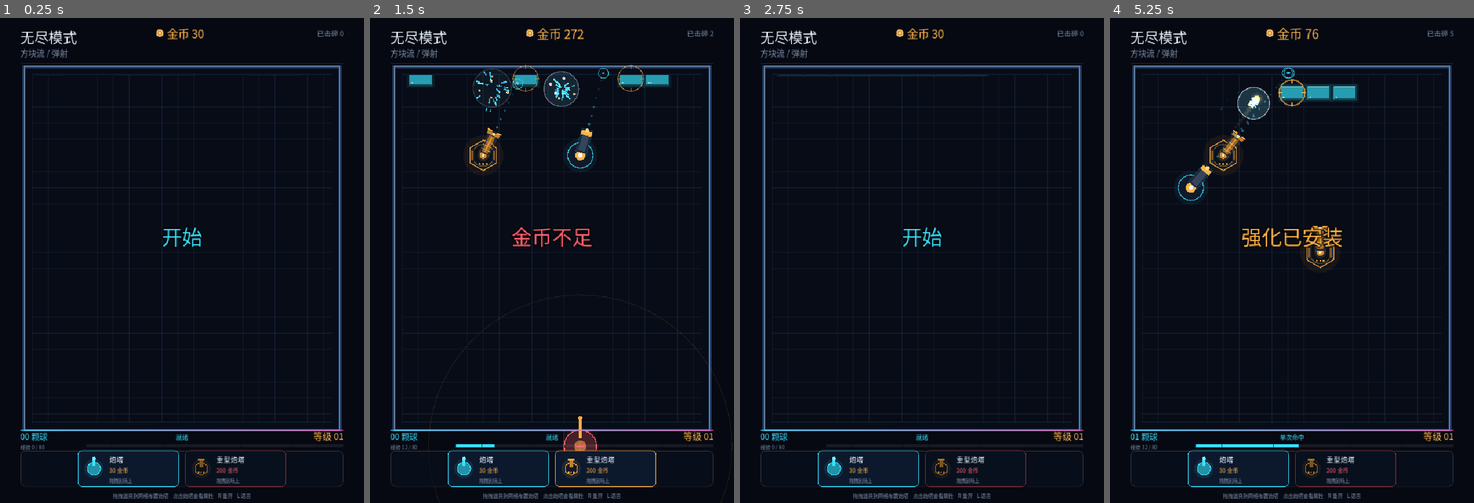
Above: before the commit, frames 1-4 (left to right).
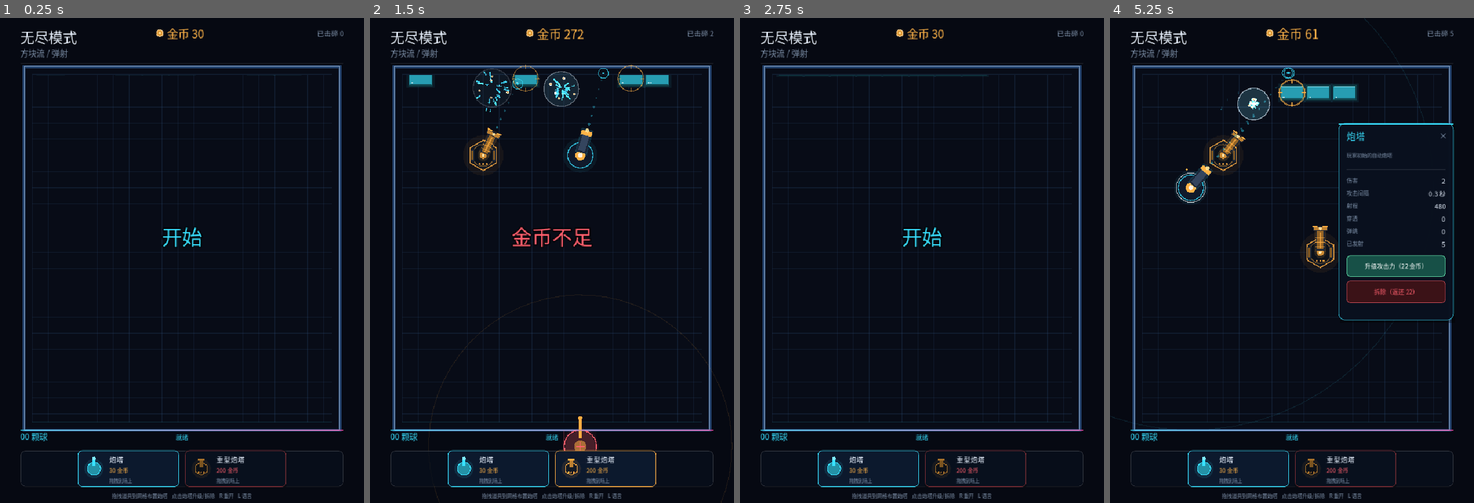
Above: after the commit, the same moments.

Repository: soryu-ryouji/build-shoot
Game: Godot game, scene res://tools/smoke_test.tscn
Two runs of this game, one before a commit and one after it. Both use one fixed random seed, a clock stepped at 60 frames per second and the inputs below. This scene is started directly instead of the project's main scene.
Inputs (mouse positions are in pixels of both pictures, inside the frame that each line leads up to):
- Up to frame 1 (0.25 s): no input
- Up to frame 2 (1.5 s): tap Enter at 0.5 s; drag from (497, 469) to (588, 153) at 0.52 s; drag from (606, 469) to (533, 357) at 1.27 s
- Up to frame 3 (2.75 s): move the mouse to (958, 153) at 2.02 s; tap 3 at 2.1 s; click (958, 153) at 2.17 s; tap R at 2.3 s
- Up to frame 4 (5.25 s): tap Space at 2.75 s; drag from (1237, 469) to (1182, 187) at 2.77 s; drag from (1346, 469) to (1310, 260) at 3.52 s; drag from (1182, 187) to (1237, 139) at 4.27 s; click (1397, 265) at 5 s, where only the run after the commit has a clickable "升级攻击力（15 金币）"

The runs differ from the first frame. In frame 1, 0.3% of the frame differs, in the area x 5-95%, y 85-100%; in frame 2, 0.4%; in frame 3, 0.3%; in frame 4, 5.2%, in the area x 5-95%, y 2-100%.
Error after the commit: Invalid call. Nonexistent function '_pick_upgrades' in base 'Node2D (main.gd)'. (res://tools/smoke_test.gd:133)

Commit message:
feat: 移除卡牌与经验系统，改为炮塔金币强化

Diff:
--- a/i18n/en.json
+++ b/i18n/en.json
@@ -7,29 +7,7 @@
   "hud.ready": "READY",
   "hud.single_hit": "SINGLE HIT",
   "hud.bounces": "BOUNCES %d",
-  "hud.level": "LV %02d",
-  "hud.xp": "XP %d / %d",
-  "hud.hint": "DRAG ITEMS ONTO THE GRID    CLICK A TURRET FOR INFO    R TO RESTART    L LANGUAGE",
-  "toast.upgrade_installed": "UPGRADE INSTALLED",
-  "upgrade.title": "LEVEL UP",
-  "upgrade.subtitle": "CHOOSE ONE UPGRADE    1 / 2 / 3",
-  "upgrade.rank": "RANK %d / %d",
-  "upgrade.bounce.name": "BOUNCE",
-  "upgrade.bounce.desc": "+2 bounces per ball",
-  "upgrade.damage.name": "HEAVY SHELL",
-  "upgrade.damage.desc": "+1 shell damage",
-  "upgrade.pierce.name": "PIERCE",
-  "upgrade.pierce.desc": "Pierce +1 block",
-  "upgrade.chain.name": "CHAIN REACTION",
-  "upgrade.chain.desc": "Broken blocks explode",
-  "upgrade.speed.name": "OVERCLOCK",
-  "upgrade.speed.desc": "+12% ball speed",
-  "upgrade.crit.name": "CRITICAL",
-  "upgrade.crit.desc": "+15% double damage",
-  "upgrade.salvage.name": "SALVAGE",
-  "upgrade.salvage.desc": "+25% XP from blocks",
-  "upgrade.big.name": "BIG GUNS",
-  "upgrade.big.desc": "+2 ball radius",
+  "hud.hint": "DRAG ITEMS ONTO THE GRID    CLICK A TURRET TO UPGRADE    R TO RESTART    L LANGUAGE",
   "hud.coins": "COINS %d",
   "item.turret.name": "TURRET",
   "item.turret.desc": "The player's starting auto turret",
@@ -49,5 +27,6 @@
   "focus.pierce": "PIERCE",
   "toast.place_turret": "DRAG A TURRET ONTO THE GRID",
   "hud.prepare": "PREPARE %d",
-  "toast.start": "GO"
+  "toast.start": "GO",
+  "focus.upgrade": "UPGRADE DMG (%d COINS)"
 }
--- a/i18n/zh_CN.json
+++ b/i18n/zh_CN.json
@@ -7,29 +7,7 @@
   "hud.ready": "就绪",
   "hud.single_hit": "单次命中",
   "hud.bounces": "弹跳 %d",
-  "hud.level": "等级 %02d",
-  "hud.xp": "经验 %d / %d",
-  "hud.hint": "拖拽道具到网格布置炮塔    点击炮塔查看属性    R 重开    L 语言",
-  "toast.upgrade_installed": "强化已安装",
-  "upgrade.title": "升级",
-  "upgrade.subtitle": "选择一个强化    1 / 2 / 3",
-  "upgrade.rank": "等级 %d / %d",
-  "upgrade.bounce.name": "弹射",
-  "upgrade.bounce.desc": "每颗球弹跳次数 +2",
-  "upgrade.damage.name": "重型弹头",
-  "upgrade.damage.desc": "弹球伤害 +1",
-  "upgrade.pierce.name": "穿透",
-  "upgrade.pierce.desc": "每颗球多穿透 1 个方块",
-  "upgrade.chain.name": "连锁反应",
-  "upgrade.chain.desc": "击碎方块时对相邻方块造成伤害",
-  "upgrade.speed.name": "超频",
-  "upgrade.speed.desc": "弹球速度 +12%",
-  "upgrade.crit.name": "暴击",
-  "upgrade.crit.desc": "每次命中 +15% 概率双倍伤害",
-  "upgrade.salvage.name": "回收",
-  "upgrade.salvage.desc": "方块经验 +25%",
-  "upgrade.big.name": "重炮",
-  "upgrade.big.desc": "弹球半径 +2",
+  "hud.hint": "拖拽道具到网格布置炮塔    点击炮塔升级/拆除    R 重开    L 语言",
   "hud.coins": "金币 %d",
   "item.turret.name": "炮塔",
   "item.turret.desc": "玩家初始的自动炮塔",
@@ -49,5 +27,6 @@
   "focus.pierce": "穿透",
   "toast.place_turret": "拖动炮塔到网格上布置",
   "hud.prepare": "准备 %d",
-  "toast.start": "开始"
+  "toast.start": "开始",
+  "focus.upgrade": "升级攻击力（%d 金币）"
 }
--- a/scripts/ball.gd
+++ b/scripts/ball.gd
@@ -106,10 +106,10 @@
 			# 穿透不消耗弹跳次数，穿过期间忽略这块，直到完全离开
 			pierce -= 1
 			_ignored[bid] = true
-			game.hit_block(bid, game.get_ball_damage(damage), 0, position)
+			game.hit_block(bid, damage, position)
 		else:
 			var reflected := _resolve_rect(rect)
-			game.hit_block(bid, game.get_ball_damage(damage), 0, position)
+			game.hit_block(bid, damage, position)
 			if reflected:
 				_spend_bounce()
 				if not alive:
--- a/scripts/focus_panel.gd
+++ b/scripts/focus_panel.gd
@@ -10,6 +10,7 @@
 var title_label: Label
 var desc_label: Label
 var close_button: Button
+var upgrade_button: Button
 var dismantle_button: Button
 var stat_names: Array[Label] = []
 var stat_values: Array[Label] = []
@@ -20,7 +21,7 @@
 
 func _ready() -> void:
 	position = Vector2(452, 208)
-	size = Vector2(228, 330)
+	size = Vector2(228, 390)
 	mouse_filter = Control.MOUSE_FILTER_STOP
 	visible = false
 
@@ -52,8 +53,23 @@
 		stat_names.append(_make_label(Vector2(16, y), Vector2(96, 22), 11, Palette.MUTED))
 		stat_values.append(_make_label(Vector2(100, y), Vector2(112, 22), 13, Palette.TEXT, HORIZONTAL_ALIGNMENT_RIGHT))
 
+	upgrade_button = Button.new()
+	upgrade_button.position = Vector2(16, 262)
+	upgrade_button.size = Vector2(196, 42)
+	upgrade_button.focus_mode = Control.FOCUS_NONE
+	upgrade_button.add_theme_font_size_override("font_size", 12)
+	upgrade_button.add_theme_color_override("font_color", Color(0.75, 1.0, 0.9))
+	upgrade_button.add_theme_color_override("font_hover_color", Color.WHITE)
+	upgrade_button.add_theme_stylebox_override("normal", _button_style(Color(0.06, 0.22, 0.20, 0.95), Color(0.30, 0.90, 0.65)))
+	upgrade_button.add_theme_stylebox_override("hover", _button_style(Color(0.09, 0.32, 0.28, 0.98), Color(0.45, 1.0, 0.75)))
+	upgrade_button.add_theme_stylebox_override("pressed", _button_style(Color(0.04, 0.16, 0.14, 1.0), Color(0.30, 0.90, 0.65)))
+	upgrade_button.add_theme_stylebox_override("disabled", _button_style(Color(0.06, 0.10, 0.14, 0.8), Color(0.25, 0.32, 0.36, 0.5)))
+	upgrade_button.add_theme_color_override("font_disabled_color", Palette.MUTED)
+	upgrade_button.pressed.connect(_on_upgrade)
+	add_child(upgrade_button)
+
 	dismantle_button = Button.new()
-	dismantle_button.position = Vector2(16, 262)
+	dismantle_button.position = Vector2(16, 312)
 	dismantle_button.size = Vector2(196, 44)
 	dismantle_button.focus_mode = Control.FOCUS_NONE
 	dismantle_button.add_theme_font_size_override("font_size", 12)
@@ -135,9 +151,13 @@
 	stat_values[0].text = str(int(turret.get_effective_damage()))
 	stat_values[1].text = I18n.t("focus.interval_value", [String.num(float(turret.interval), 2)])
 	stat_values[2].text = str(int(turret.attack_range))
-	stat_values[3].text = str(int(turret.get_effective_pierce()))
-	stat_values[4].text = str(int(turret.get_effective_bounces()))
+	stat_values[3].text = str(int(turret.pierce))
+	stat_values[4].text = str(int(turret.bounces))
 	stat_values[5].text = str(int(turret.shots))
+	var cost := int(turret.get_upgrade_cost())
+	upgrade_button.text = I18n.t("focus.upgrade", [cost])
+	upgrade_button.disabled = int(game.coins) < cost
+	dismantle_button.text = I18n.t("focus.dismantle", [turret.get_refund()])
 
 
 func _on_locale_changed(_locale: String) -> void:
@@ -150,6 +170,10 @@
 	game.clear_selection()
 
 
+func _on_upgrade() -> void:
+	game.upgrade_selected_damage()
+
+
 func _on_dismantle() -> void:
 	game.dismantle_selected()
 
--- a/scripts/hud.gd
+++ b/scripts/hud.gd
@@ -1,6 +1,6 @@
 extends Control
 
-## 界面：顶部模式/金币/击碎数，底部球状态/等级/经验条，中间飘字。
+## 界面：顶部模式/金币/击碎数，底部球状态与道具栏，中间飘字。
 ## 所有文案通过 I18n 的 key 读取，默认中文。
 
 const Palette = preload("res://scripts/palette.gd")
@@ -13,13 +13,10 @@
 var destroyed_label: Label
 var balls_label: Label
 var bounce_label: Label
-var level_label: Label
-var xp_label: Label
 var hint_label: Label
 var prep_label: Label
 var toast_label: Label
 
-var _xp_ratio := 0.0
 var _toast_time := 0.0
 var _coin_pop := 0.0
 
@@ -47,9 +44,6 @@
 
 	balls_label = _make_label(I18n.t("hud.ball_many", [0]), Vector2(40, 816), Vector2(260, 22), 16, Palette.CYAN)
 	bounce_label = _make_label(I18n.t("hud.ready"), Vector2(280, 818), Vector2(160, 20), 12, Palette.CYAN, HORIZONTAL_ALIGNMENT_CENTER)
-	level_label = _make_label(I18n.t("hud.level", [1]), Vector2(520, 814), Vector2(160, 26), 18, Palette.ACCENT, HORIZONTAL_ALIGNMENT_RIGHT)
-
-	xp_label = _make_label(I18n.t("hud.xp", [0, 80]), Vector2(40, 838), Vector2(120, 14), 10, Palette.MUTED)
 
 	hint_label = _make_label(
 		I18n.t("hud.hint"),
@@ -122,10 +116,6 @@
 	else:
 		bounce_label.text = I18n.t("hud.ready")
 
-	level_label.text = I18n.t("hud.level", [int(game.level)])
-	xp_label.text = I18n.t("hud.xp", [int(game.xp), int(game.xp_needed)])
-	_xp_ratio = clampf(float(game.xp) / float(maxi(int(game.xp_needed), 1)), 0.0, 1.0)
-
 	if _toast_time > 0.0:
 		_toast_time -= delta
 		toast_label.modulate.a = clampf(_toast_time / 0.4, 0.0, 1.0)
@@ -166,14 +156,3 @@
 		var col: Color = Palette.CYAN.lerp(Palette.PINK, t)
 		col.a = 0.65
 		draw_line(Vector2(40.0 + i * seg_w, 816), Vector2(40.0 + (i + 1) * seg_w, 816), col, 2.0)
-
-	# 经验条
-	var bar := Rect2(170, 844, 510, 5)
-	draw_rect(bar, Color(1, 1, 1, 0.07))
-	if _xp_ratio > 0.0:
-		var fill := Rect2(bar.position, Vector2(bar.size.x * _xp_ratio, bar.size.y))
-		draw_rect(fill, Palette.CYAN)
-		draw_rect(fill, Color(Palette.CYAN.r, Palette.CYAN.g, Palette.CYAN.b, 0.25), false, 2.0)
-	for i in range(1, 10):
-		var x := bar.position.x + bar.size.x * (i / 10.0)
-		draw_line(Vector2(x, bar.position.y), Vector2(x, bar.end.y), Color(0.03, 0.05, 0.1, 0.8), 1.0)
--- a/scripts/main.gd
+++ b/scripts/main.gd
@@ -1,13 +1,12 @@
 extends Node2D
 
-## 游戏主体：滚动方块流、自动炮塔、金币道具、经验/升级、界面联动。
+## 游戏主体：滚动方块、金币道具、网格布置、炮塔金币强化、界面联动。
 
 const Palette = preload("res://scripts/palette.gd")
 const Arena = preload("res://scripts/arena.gd")
 const Blocks = preload("res://scripts/blocks.gd")
 const Ball = preload("res://scripts/ball.gd")
 const Hud = preload("res://scripts/hud.gd")
-const UpgradeScreen = preload("res://scripts/upgrade_screen.gd")
 const HitEffects = preload("res://scripts/hit_effects.gd")
 const ItemDefs = preload("res://scripts/item_defs.gd")
 const ShopBar = preload("res://scripts/shop_bar.gd")
@@ -15,21 +14,8 @@
 const PlacedTurret = preload("res://scripts/placed_turret.gd")
 const PlacementGhost = preload("res://scripts/placement_ghost.gd")
 
-enum State { PLAYING, UPGRADE }
-
 const PREP_TIME := 5.0
 const PLACE_GRID := 64.0
-
-const UPGRADE_DEFS := [
-	{"id": "bounce", "max": 4},
-	{"id": "damage", "max": 5},
-	{"id": "pierce", "max": 3},
-	{"id": "chain", "max": 3},
-	{"id": "speed", "max": 5},
-	{"id": "crit", "max": 4},
-	{"id": "salvage", "max": 4},
-	{"id": "big", "max": 3},
-]
 
 var arena: Node2D
 var blocks: Node2D
@@ -41,7 +27,6 @@
 var hud: Control
 var shop_bar: Control
 var focus_panel: Control
-var upgrade_screen: CanvasLayer
 
 var placed_turrets: Array = []
 var selected_turret: Node = null
@@ -49,28 +34,11 @@
 var placing_id := ""
 var placing_cost := 0
 
-var state: int = State.PLAYING
 var preparing := true
 var prep_timer := PREP_TIME
-var level := 1
-var xp := 0
-var xp_needed := 80
 var coins := 30
 var active_balls: Array = []
-var pending_levels := 0
 var shots_fired := 0
-
-var upgrades := {}
-var stats := {
-	"damage": 1,
-	"pierce": 0,
-	"speed": 520.0,
-	"bounces": 0,
-	"crit": 0.0,
-	"salvage": 1.0,
-	"chain": 0,
-	"radius": 7.0,
-}
 
 
 func _ready() -> void:
@@ -159,11 +127,6 @@
 	focus_panel.game = self
 	ui_layer.add_child(focus_panel)
 
-	upgrade_screen = UpgradeScreen.new()
-	upgrade_screen.name = "UpgradeScreen"
-	add_child(upgrade_screen)
-	upgrade_screen.chosen.connect(_on_upgrade_chosen)
-
 
 func _draw() -> void:
 	draw_rect(Rect2(-40.0, -40.0, 800.0, 1040.0), Palette.BG)
@@ -191,15 +154,9 @@
 	active_balls.erase(ball)
 
 
-func get_ball_damage(base: int) -> int:
-	if float(stats.crit) > 0.0 and randf() < float(stats.crit):
-		return base * 2
-	return base
-
-
-# ---------------------------------------------------------------- 方块 / 经验
-
-func hit_block(id: int, amount: int, depth: int = 0, hit_pos: Vector2 = Vector2.INF) -> void:
+# ---------------------------------------------------------------- 方块 / 金币
+
+func hit_block(id: int, amount: int, hit_pos: Vector2 = Vector2.INF) -> void:
 	var res: Dictionary = blocks.damage(id, amount)
 	if not bool(res.get("hit", false)):
 		return
@@ -208,40 +165,13 @@
 	var fx_pos := center if hit_pos == Vector2.INF else hit_pos
 	effects.emit_hit(fx_pos, res.color, bool(res.destroyed))
 
-	if not bool(res.destroyed):
-		return
-
-	_reward_block(int(res.max_hp))
-
-	# 连锁爆炸：破坏的方块会伤到相邻方块，深度限制避免爆炸性递归
-	if int(stats.chain) > 0 and depth < 4:
-		var destroyed_rect: Rect2 = res.rect
-		var grown := destroyed_rect.grow(3.0)
-		for b in blocks.blocks:
-			if not bool(b.alive):
-				continue
-			var rect: Rect2 = b.rect
-			if rect.intersects(grown):
-				hit_block(int(b.id), int(stats.chain), depth + 1)
+	if bool(res.destroyed):
+		_reward_block(int(res.max_hp))
 
 
 func _reward_block(max_hp: int) -> void:
 	coins += maxi(1, max_hp)
-	var gain := int(round((4.0 + max_hp * 2.0) * float(stats.salvage)))
-	add_xp(gain)
 	hud.pop_coins()
-
-
-func add_xp(amount: int) -> void:
-	xp += amount
-	while xp >= xp_needed:
-		xp -= xp_needed
-		level += 1
-		pending_levels += 1
-		xp_needed = 80 + (level - 1) * 60
-
-	if pending_levels > 0 and state == State.PLAYING:
-		_open_upgrade()
 
 
 func get_play_rect() -> Rect2:
@@ -263,8 +193,6 @@
 
 
 func begin_placement(item_id: String) -> void:
-	if state != State.PLAYING:
-		return
 	var item: Dictionary = ItemDefs.get_item(item_id)
 	if item.is_empty():
 		return
@@ -396,6 +324,18 @@
 	hud.pop_coins()
 
 
+func upgrade_selected_damage() -> void:
+	var t = selected_turret
+	if t == null or not is_instance_valid(t):
+		return
+	var cost := int(t.get_upgrade_cost())
+	if coins < cost:
+		hud.toast(I18n.t("shop.not_enough"), Palette.DANGER)
+		return
+	coins -= cost
+	t.apply_damage_upgrade(cost)
+
+
 func fire_item_ball(source: Node, pos: Vector2, dir: Vector2, dmg: int, pierce: int, bounces: int, speed: float, radius: float) -> void:
 	shots_fired += 1
 	var ball = Ball.new()
@@ -403,71 +343,3 @@
 	balls_layer.add_child(ball)
 	ball.vanished.connect(_on_ball_vanished.bind(ball))
 	active_balls.append(ball)
-
-
-# ---------------------------------------------------------------- 升级
-
-func _open_upgrade() -> void:
-	var choices := _pick_upgrades(3)
-	if choices.is_empty():
-		pending_levels = 0
-		return
-
-	cancel_placement()
-	clear_selection()
-	state = State.UPGRADE
-	get_tree().paused = true
-	upgrade_screen.show_choices(choices)
-
-
-func _pick_upgrades(count: int) -> Array:
-	var pool: Array = []
-	for def in UPGRADE_DEFS:
-		var cur := int(upgrades.get(String(def.id), 0))
-		if cur < int(def.max):
-			pool.append({
-				"id": def.id,
-				"rank": cur + 1,
-				"max": def.max,
-			})
-	pool.shuffle()
-	if pool.size() > count:
-		pool.resize(count)
-	return pool
-
-
-func _on_upgrade_chosen(id: String) -> void:
-	_apply_upgrade(id)
-	pending_levels = maxi(pending_levels - 1, 0)
-
-	var choices := _pick_upgrades(3)
-	if pending_levels > 0 and not choices.is_empty():
-		upgrade_screen.show_choices(choices)
-		return
-
-	pending_levels = 0
-	upgrade_screen.hide_screen()
-	state = State.PLAYING
-	get_tree().paused = false
-	hud.toast(I18n.t("toast.upgrade_installed"), Palette.ACCENT)
-
-
-func _apply_upgrade(id: String) -> void:
-	upgrades[id] = int(upgrades.get(id, 0)) + 1
-	match id:
-		"bounce":
-			stats.bounces = int(stats.bounces) + 2
-		"damage":
-			stats.damage = int(stats.damage) + 1
-		"pierce":
-			stats.pierce = int(stats.pierce) + 1
-		"chain":
-			stats.chain = int(stats.chain) + 1
-		"speed":
-			stats.speed = minf(float(stats.speed) * 1.12, 1150.0)
-		"crit":
-			stats.crit = minf(float(stats.crit) + 0.15, 0.75)
-		"salvage":
-			stats.salvage = float(stats.salvage) + 0.25
-		"big":
-			stats.radius = minf(float(stats.radius) + 2.0, 16.0)
--- a/scripts/placed_turret.gd
+++ b/scripts/placed_turret.gd
@@ -26,6 +26,8 @@
 
 var shots := 0
 var selected := false
+var upgrade_level := 0
+var upgrade_spent := 0
 
 var aim_angle := -PI / 2.0
 var _time := 0.0
@@ -63,7 +65,17 @@
 
 
 func get_refund() -> int:
-	return int(cost * 0.5)
+	return int((cost + upgrade_spent) * 0.5)
+
+
+func get_upgrade_cost() -> int:
+	return int(cost * 0.5) + upgrade_level * int(cost * 0.25)
+
+
+func apply_damage_upgrade(paid: int) -> void:
+	upgrade_level += 1
+	upgrade_spent += paid
+	queue_redraw()
 
 
 func has_target() -> bool:
@@ -71,23 +83,7 @@
 
 
 func get_effective_damage() -> int:
-	return damage + maxi(0, int(game.stats.damage) - 1)
-
-
-func get_effective_pierce() -> int:
-	return pierce + int(game.stats.pierce)
-
-
-func get_effective_bounces() -> int:
-	return bounces + int(game.stats.bounces)
-
-
-func get_effective_speed() -> float:
-	return ball_speed * (float(game.stats.speed) / 520.0)
-
-
-func get_effective_radius() -> float:
-	return ball_radius + (float(game.stats.radius) - 7.0)
+	return damage + upgrade_level
 
 
 func get_muzzle() -> Vector2:
@@ -129,10 +125,10 @@
 		get_muzzle(),
 		dir,
 		get_effective_damage(),
-		get_effective_pierce(),
-		get_effective_bounces(),
-		get_effective_speed(),
-		get_effective_radius()
+		pierce,
+		bounces,
+		ball_speed,
+		ball_radius
 	)
 
 
@@ -155,3 +151,7 @@
 		TurretVisuals.draw_basic_body(self, aim_angle, base_radius, barrel_length, _recoil)
 	else:
 		TurretVisuals.draw_heavy_body(self, aim_angle, base_radius, barrel_length, _recoil, color, _time)
+
+	# 金币强化等级标记
+	for i in mini(upgrade_level, 5):
+		draw_circle(Vector2(-8.0 + i * 4.0, -base_radius - 10.0), 1.6, Palette.ACCENT)
--- a/scripts/upgrade_screen.gd
+++ /dev/null
@@ -1,166 +0,0 @@
-extends CanvasLayer
-
-## 升级三选一界面。暂停游戏时仍可交互。文案通过 I18n 的 key 读取。
-
-const Palette = preload("res://scripts/palette.gd")
-
-signal chosen(id: String)
-
-var root: Control
-var card_row: HBoxContainer
-var title_label: Label
-var subtitle_label: Label
-var buttons: Array[Button] = []
-
-var _choices: Array = []
-var _active := false
-
-
-func _ready() -> void:
-	layer = 10
-	process_mode = Node.PROCESS_MODE_ALWAYS
-
-	root = Control.new()
-	root.set_anchors_and_offsets_preset(Control.PRESET_FULL_RECT)
-	root.mouse_filter = Control.MOUSE_FILTER_STOP
-	root.visible = false
-	add_child(root)
-
-	var dim := ColorRect.new()
-	dim.color = Color(0.01, 0.02, 0.05, 0.86)
-	dim.set_anchors_and_offsets_preset(Control.PRESET_FULL_RECT)
-	dim.mouse_filter = Control.MOUSE_FILTER_STOP
-	root.add_child(dim)
-
-	var line := ColorRect.new()
-	line.color = Color(Palette.CYAN.r, Palette.CYAN.g, Palette.CYAN.b, 0.5)
-	line.position = Vector2(120, 196)
-	line.size = Vector2(480, 2)
-	root.add_child(line)
-
-	title_label = Label.new()
-	title_label.position = Vector2(0, 150)
-	title_label.size = Vector2(720, 56)
-	title_label.horizontal_alignment = HORIZONTAL_ALIGNMENT_CENTER
-	title_label.vertical_alignment = VERTICAL_ALIGNMENT_CENTER
-	title_label.add_theme_font_size_override("font_size", 46)
-	title_label.add_theme_color_override("font_color", Palette.TEXT)
-	title_label.add_theme_constant_override("outline_size", 10)
-	title_label.add_theme_color_override("font_outline_color", Color(0.0, 0.0, 0.0, 0.6))
-	root.add_child(title_label)
-
-	subtitle_label = Label.new()
-	subtitle_label.position = Vector2(0, 212)
-	subtitle_label.size = Vector2(720, 28)
-	subtitle_label.horizontal_alignment = HORIZONTAL_ALIGNMENT_CENTER
-	subtitle_label.add_theme_font_size_override("font_size", 14)
-	subtitle_label.add_theme_color_override("font_color", Palette.MUTED)
-	root.add_child(subtitle_label)
-
-	card_row = HBoxContainer.new()
-	card_row.position = Vector2(53, 290)
-	card_row.size = Vector2(614, 320)
-	card_row.alignment = BoxContainer.ALIGNMENT_CENTER
-	card_row.add_theme_constant_override("separation", 10)
-	root.add_child(card_row)
-
-	I18n.locale_changed.connect(_on_locale_changed)
-	_refresh_static_texts()
-
-
-func _refresh_static_texts() -> void:
-	title_label.text = I18n.t("upgrade.title")
-	subtitle_label.text = I18n.t("upgrade.subtitle")
-
-
-func _on_locale_changed(_locale: String) -> void:
-	_refresh_static_texts()
-	if _active:
-		show_choices(_choices)
-
-
-func show_choices(choices: Array) -> void:
-	_choices = choices
-	_active = true
-	root.visible = true
-
-	for b in buttons:
-		if is_instance_valid(b):
-			# 先脱离布局，避免新旧卡片同帧叠在一起
-			b.get_parent().remove_child(b)
-			b.queue_free()
-	buttons.clear()
-
-	for i in choices.size():
-		var def: Dictionary = choices[i]
-		var name_key := "upgrade.%s.name" % String(def.id)
-		var desc_key := "upgrade.%s.desc" % String(def.id)
-		var rank_text := I18n.t("upgrade.rank", [int(def.rank), int(def.max)])
-		var btn := Button.new()
-		btn.custom_minimum_size = Vector2(198, 300)
-		btn.size_flags_vertical = Control.SIZE_SHRINK_CENTER
-		btn.focus_mode = Control.FOCUS_NONE
-		btn.text = "[%d]\n\n%s\n\n%s\n\n%s" % [
-			i + 1,
-			I18n.t(name_key),
-			I18n.t(desc_key),
-			rank_text,
-		]
-		btn.add_theme_font_size_override("font_size", 14)
-		btn.add_theme_color_override("font_color", Palette.TEXT)
-		btn.add_theme_color_override("font_hover_color", Color.WHITE)
-		btn.add_theme_color_override("font_pressed_color", Color.WHITE)
-		btn.add_theme_constant_override("line_spacing", 4)
-		btn.add_theme_stylebox_override("normal", _card_style(Color(0.08, 0.16, 0.28, 0.95), Color(Palette.CYAN.r, Palette.CYAN.g, Palette.CYAN.b, 0.35)))
-		btn.add_theme_stylebox_override("hover", _card_style(Color(0.10, 0.22, 0.36, 0.98), Palette.CYAN))
-		btn.add_theme_stylebox_override("pressed", _card_style(Color(0.06, 0.12, 0.22, 1.0), Palette.ACCENT))
-		btn.pressed.connect(_choose.bind(String(def.id)))
-		card_row.add_child(btn)
-		buttons.append(btn)
-
-
-func hide_screen() -> void:
-	_active = false
-	root.visible = false
-
-
-func _card_style(fill: Color, border: Color) -> StyleBoxFlat:
-	var sb := StyleBoxFlat.new()
-	sb.bg_color = fill
-	sb.border_color = border
-	sb.set_border_width_all(2)
-	sb.set_corner_radius_all(10)
-	sb.content_margin_left = 10.0
-	sb.content_margin_right = 10.0
-	sb.content_margin_top = 18.0
-	sb.content_margin_bottom = 18.0
-	return sb
-
-
-func _choose(id: String) -> void:
-	if not _active:
-		return
-	_active = false
-	root.visible = false
-	chosen.emit(id)
-
-
-func _unhandled_input(event: InputEvent) -> void:
-	if not _active:
-		return
-	if event is InputEventKey and event.pressed and not event.echo:
-		match event.keycode:
-			KEY_1, KEY_KP_1:
-				if _choices.size() >= 1:
-					_choose(String(_choices[0].id))
-			KEY_2, KEY_KP_2:
-				if _choices.size() >= 2:
-					_choose(String(_choices[1].id))
-			KEY_3, KEY_KP_3:
-				if _choices.size() >= 3:
-					_choose(String(_choices[2].id))
-			KEY_R:
-				get_tree().paused = false
-				get_tree().reload_current_scene()
-			KEY_L:
-				I18n.toggle_locale()
Not shown, removed: scripts/upgrade_screen.gd.uid
